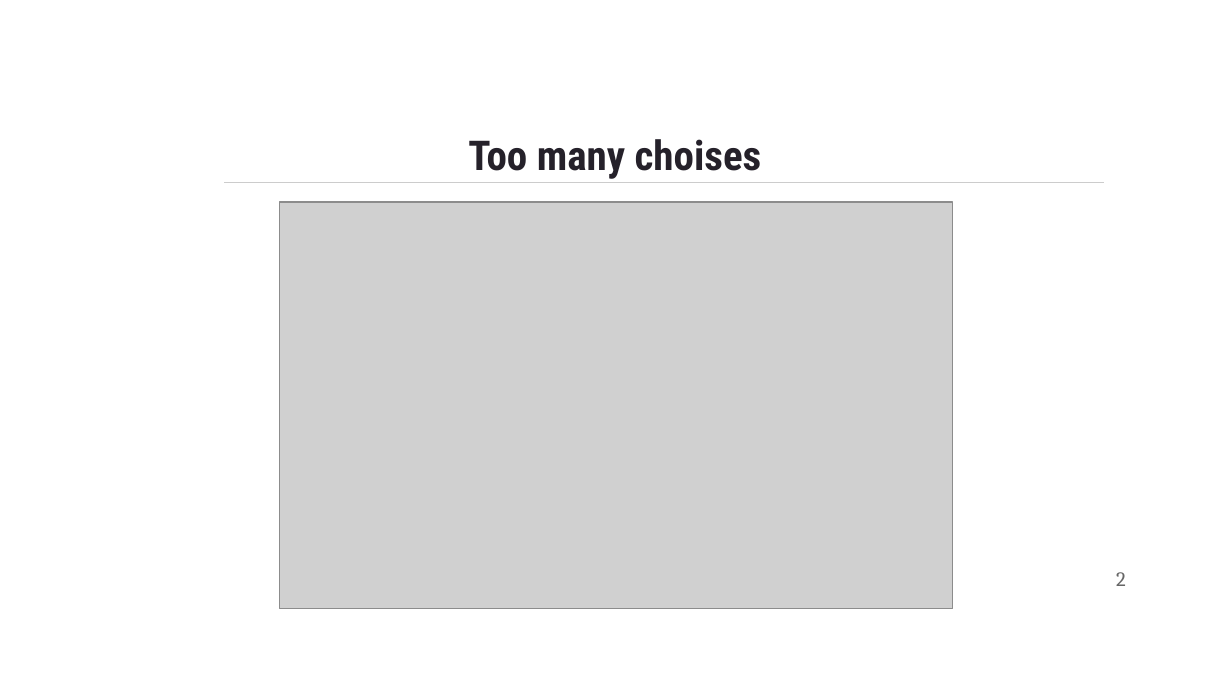
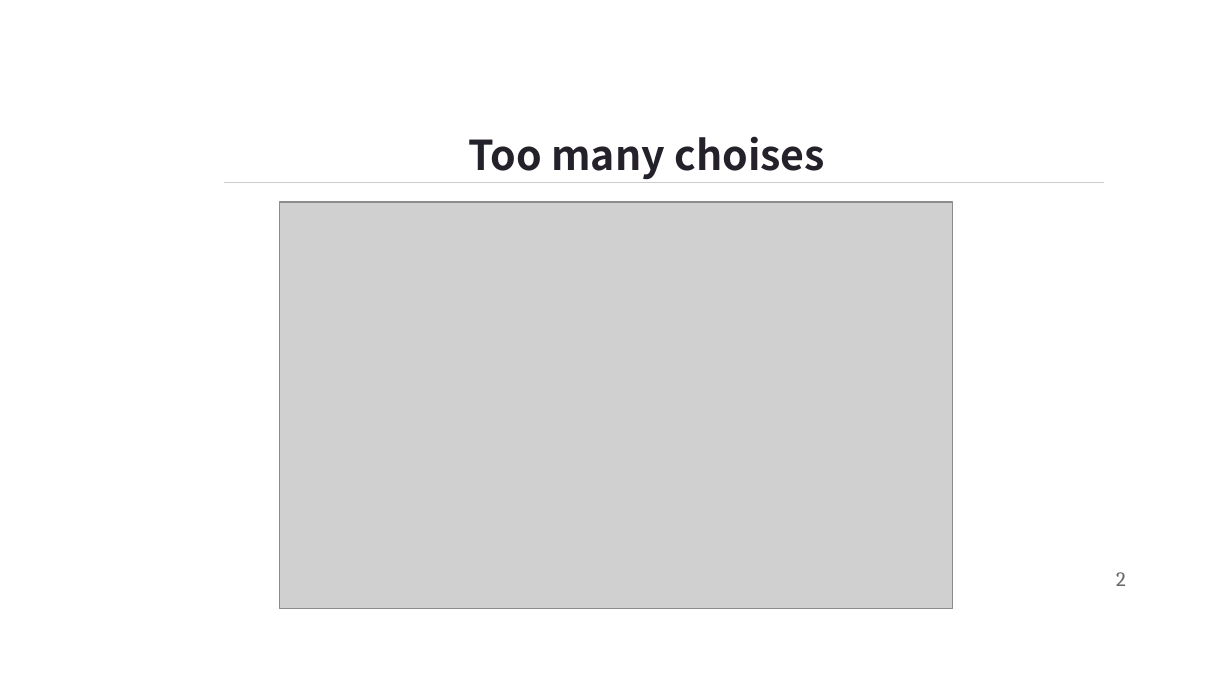
Before and after one commit to KattabekovBeknur/ML_labs, a slide deck: slide 2 of Quintus · SlidesCarnival.pptx. Drawn at 1232x693 pixels with LibreOffice and Linux fonts; fonts in the diff are those of the drawing; grey boxes stand for pictures; background and template pictures are left out. Boxes give left, top, right and bottom in pixels: in the first picture for what was removed or moved away, otherwise in the second. Text is boxed around its words. In the diff, an @@ line names an element or a change of style, - is before the commit and + after.

```diff
--- a/Quintus · SlidesCarnival.pptx
+++ b/Quintus · SlidesCarnival.pptx
@@ title "Too many choises" at (468,136,826,180): font Roboto Condensed to Noto Sans CJK SC @@
```
Also in this commit, not shown: 5 other slides changed, 9 slides added, 1 slide removed, 2 other files.
